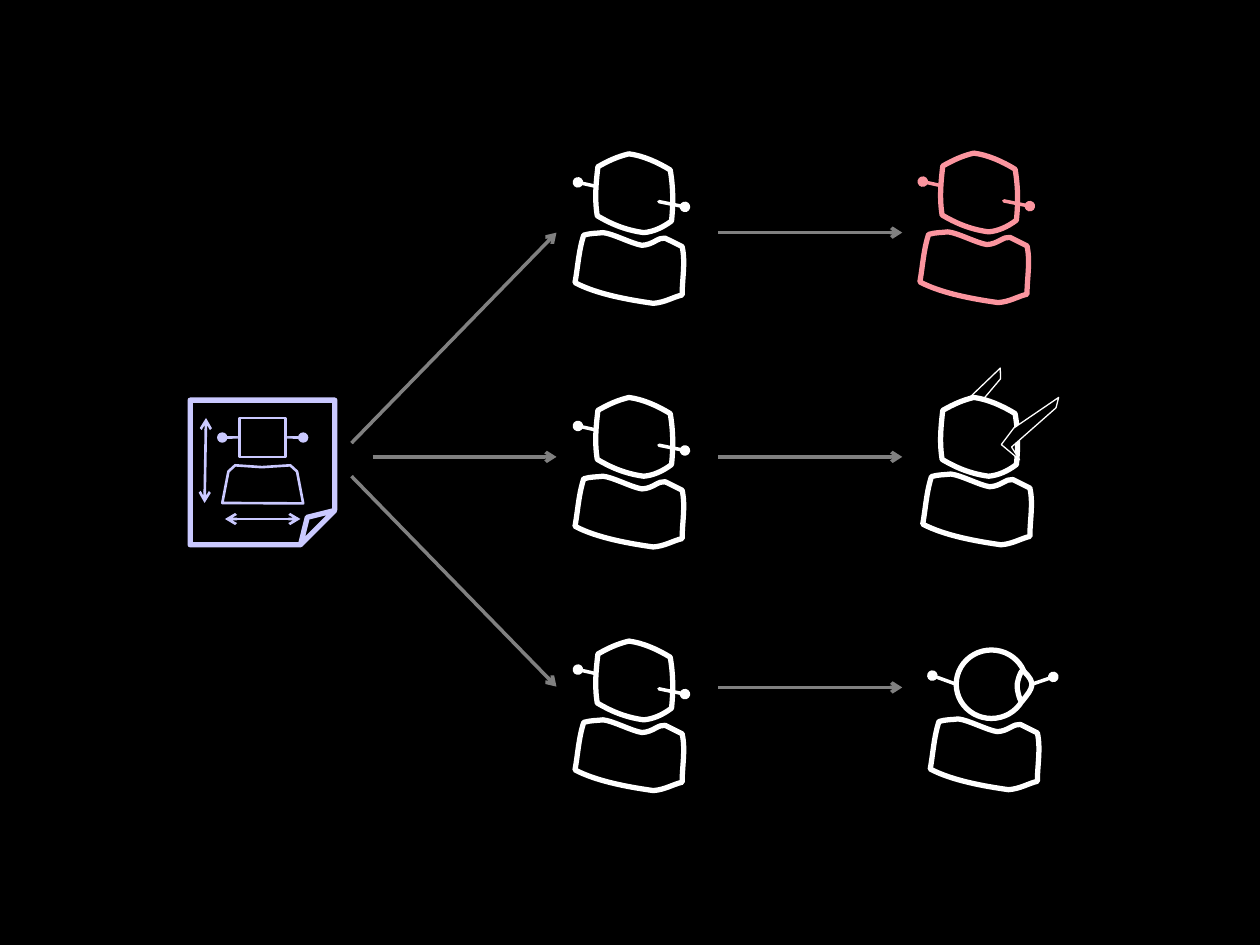
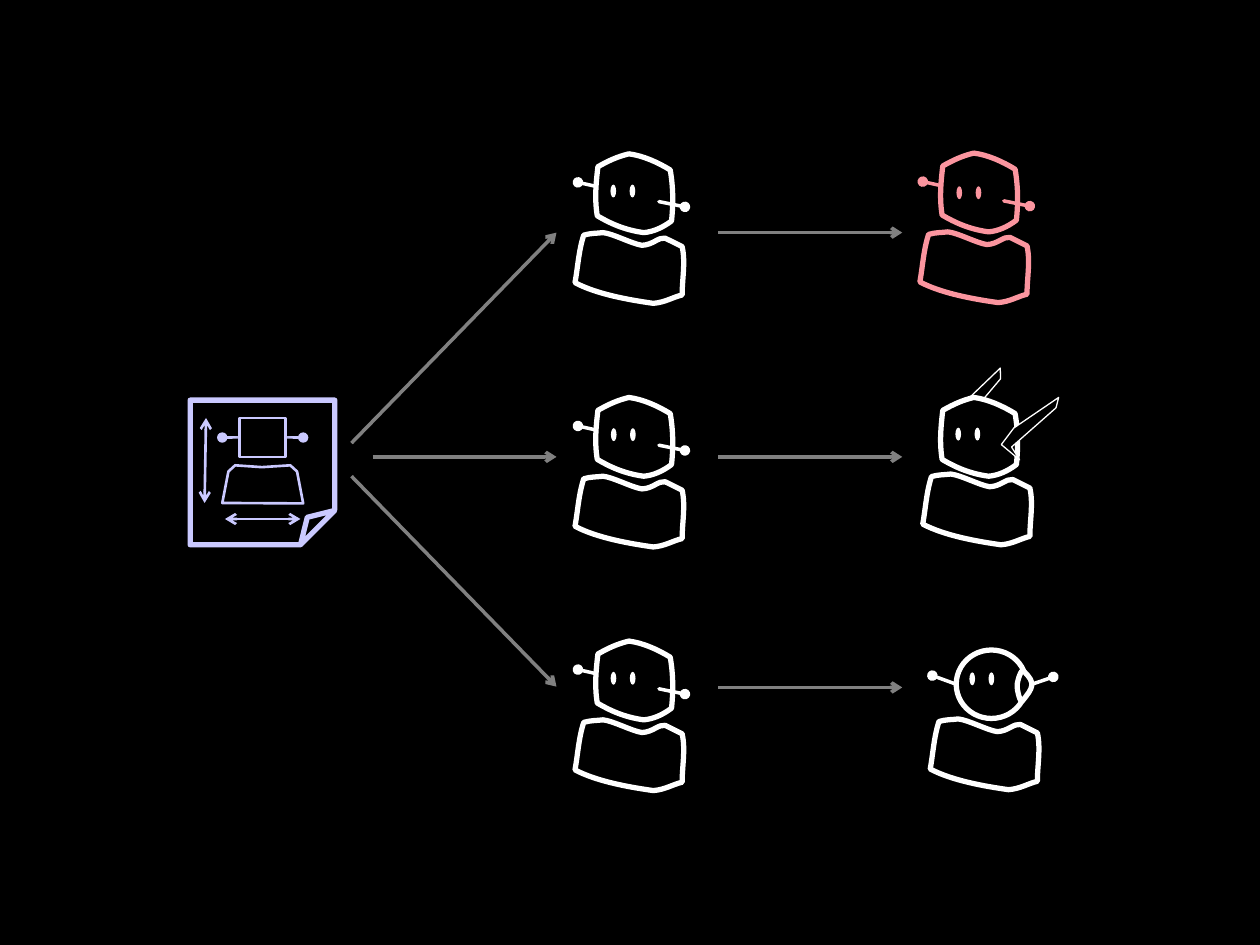
Before and after one commit to socketwench/OOPforObjectHaters, a slide deck: slide 52 of src/OOPforObjectHaters.pptx. Drawn at 1260x945 pixels with LibreOffice and Linux fonts; fonts in the diff are those of the drawing. Boxes give left, top, right and bottom in pixels: in the first picture for what was removed or moved away, otherwise in the second. Text is boxed around its words. In the diff, an @@ line names an element or a change of style, - is before the commit and + after.

```diff
--- a/src/OOPforObjectHaters.pptx
+++ b/src/OOPforObjectHaters.pptx
@@ ellipse added at box(611, 185, 617, 198), fill #FFFFFF @@
@@ ellipse added at box(630, 185, 636, 198), fill #FFFFFF @@
@@ ellipse added at box(956, 186, 963, 199), fill #FB959F @@
@@ ellipse added at box(975, 186, 982, 199), fill #FB959F @@
@@ ellipse added at box(611, 428, 617, 441), fill #FFFFFF @@
@@ ellipse added at box(630, 428, 636, 441), fill #FFFFFF @@
@@ ellipse added at box(955, 427, 961, 440), fill #FFFFFF @@
@@ ellipse added at box(975, 427, 982, 440), fill #FFFFFF @@
@@ ellipse added at box(611, 672, 617, 684), fill #FFFFFF @@
@@ ellipse added at box(630, 672, 636, 684), fill #FFFFFF @@
@@ ellipse added at box(969, 673, 975, 685), fill #FFFFFF @@
@@ ellipse added at box(989, 673, 995, 685), fill #FFFFFF @@
```
Also in this commit, not shown: 21 other slides changed, 3 slides added, 90 slides removed, 22 other files.
